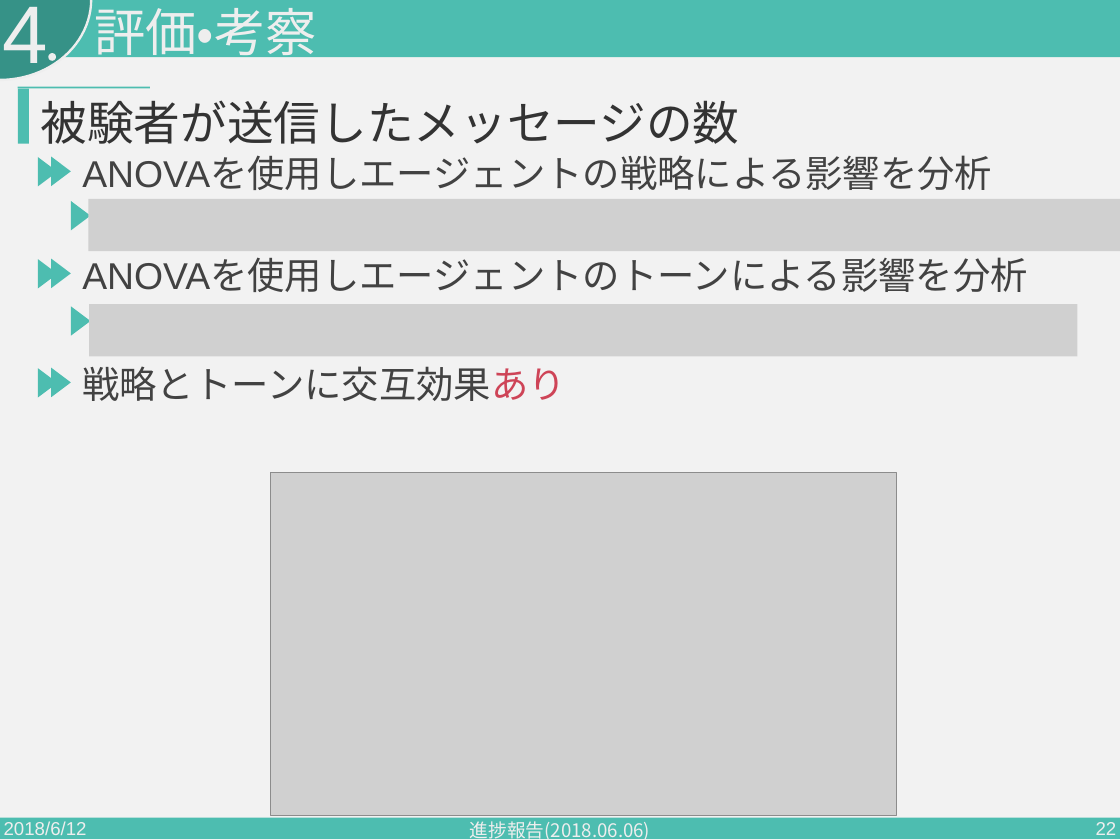
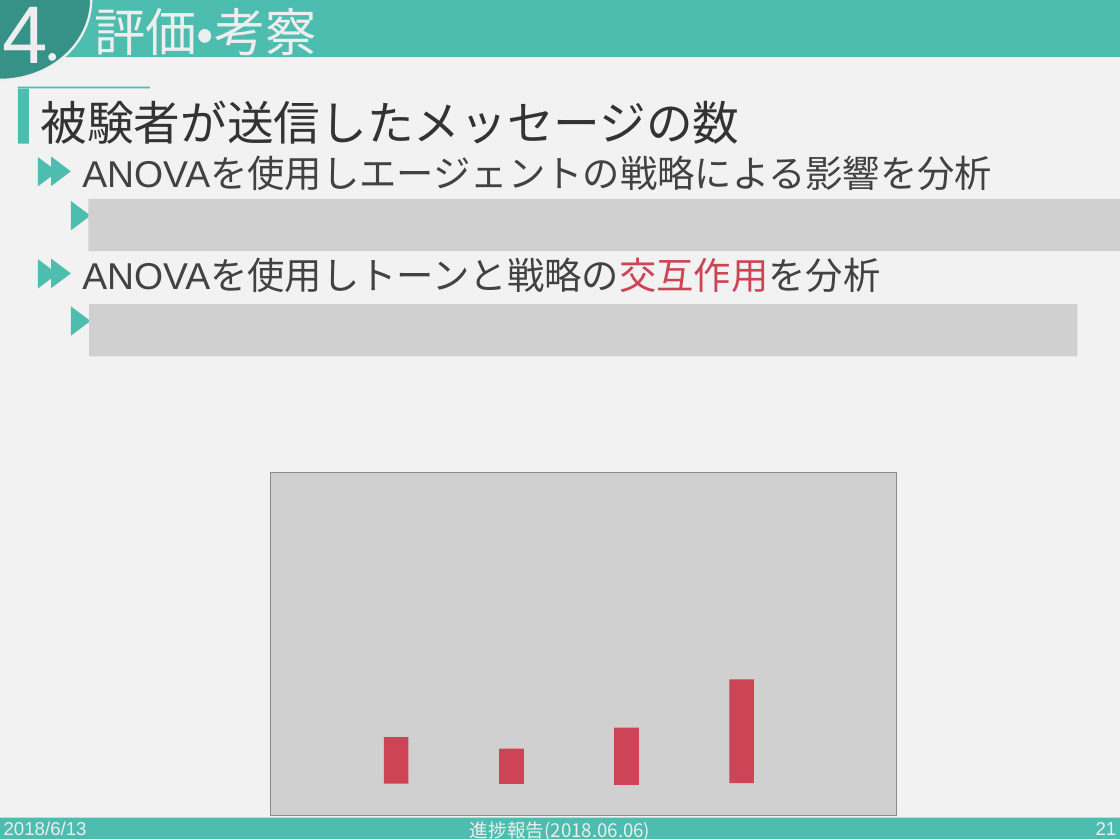
Before and after one commit to PajamaDrive/presentation, a slide deck: slide 21 of presentation_2nd.pptx (slide 22 before the commit). Drawn at 1120x840 pixels with LibreOffice and Linux fonts; fonts in the diff are those of the drawing; grey boxes stand for pictures. Boxes give left, top, right and bottom in pixels: in the first picture for what was removed or moved away, otherwise in the second. Text is boxed around its words. In the diff, an @@ line names an element or a change of style, - is before the commit and + after.

```diff
--- a/presentation_2nd.pptx
+++ b/presentation_2nd.pptx
@@ text at [82, 259, 880, 292]: text changed @@
-ANOVAを使用しエージェントのトーンによる影響を分析
+ANOVAを使用しトーンと戦略の交互作用を分析
@@ triangle removed at [38, 368, 58, 398] @@
@@ triangle removed at [52, 367, 71, 397] @@
@@ text removed at [82, 366, 565, 401] @@
-戦略とトーンに交互効果あり
@@ rectangle added at [729, 679, 754, 783], fill #CE4457 @@
@@ rectangle added at [384, 738, 408, 784], fill #CE4457 @@
@@ rectangle added at [499, 749, 524, 784], fill #CE4457 @@
@@ rectangle added at [614, 727, 639, 785], fill #CE4457 @@
@@ text at [4, 821, 87, 840]: text changed @@
-2018/6/12
+2018/6/13
@@ page number at [1096, 822, 1117, 835]: text changed @@
-22
+21
```
Also in this commit, not shown: 32 other slides changed, 15 slides added.
